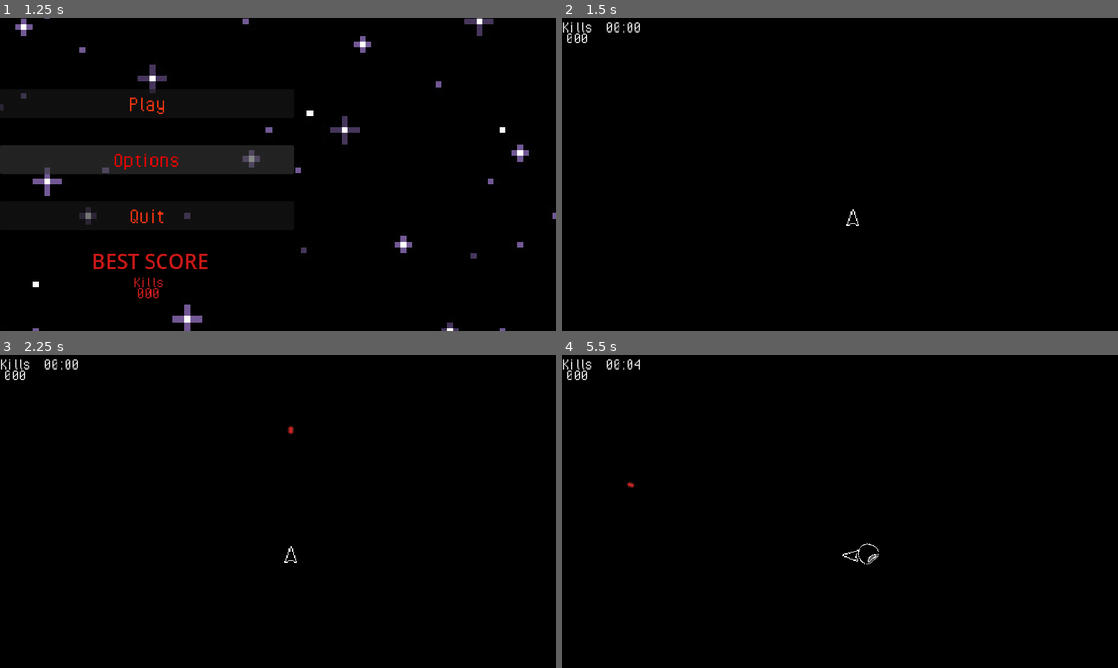
Above: before the commit, frames 1-4 (two rows, left to right).
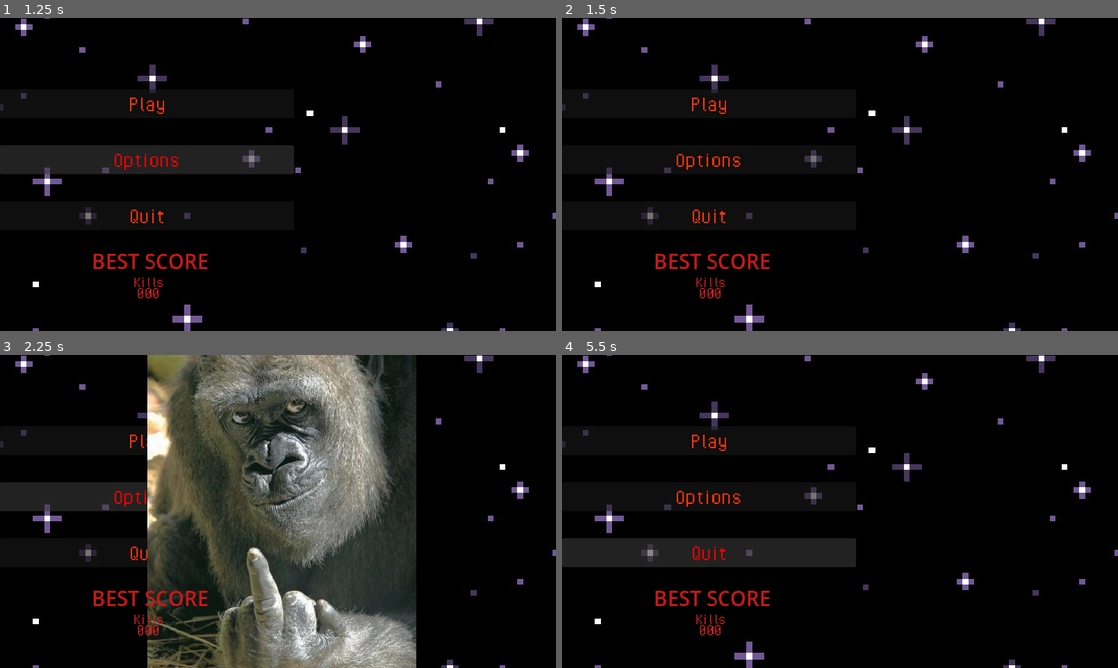
Above: after the commit, the same moments.

Repository: ImRave/BlastersGameGD
Game: Godot game, scene res://MainMenu.tscn
The game is run twice, just before and just after one commit, with the same random seed, the same clock (stepped at 60 frames per second) and the same inputs.
Inputs (mouse positions are in pixels of both pictures, inside the frame that each line leads up to):
- Up to frame 1 (1.25 s): click "Options" at 0.5 s
- Up to frame 2 (1.5 s): click "Play" at 1.25 s
- Up to frame 3 (2.25 s): click (144, 495) at 2 s, where only the run after the commit has a clickable "Options"
- Up to frame 4 (5.5 s): click (706, 439) at 2.75 s, where only the run after the commit has a clickable "Play"; click (706, 439) at 3.5 s, where only the run after the commit has a clickable "Play"; tap Enter (ui_accept) at 4.25, 4.52 s; move the mouse to (962, 495) at 4.27 s; hold Right (right) 4.28-5 s; hold Space (shoot) 4.28-5 s; click (962, 495) at 4.42 s; drag from (728, 527) to (851, 555) at 5.02 s

Frame 1 is identical in both runs. In frame 2, 3.0% of the frame differs, in the area x 0-100%, y 0-100%; in frame 3, 51%; in frame 4, 7.6%.

Commit message:
Correct save error

Diff:
--- a/MainMenu.tscn
+++ b/MainMenu.tscn
@@ -16,8 +16,6 @@
 grow_horizontal = 2
 grow_vertical = 2
 script = ExtResource("1_h7a2f")
-
-[node name="Game over" type="CanvasLayer" parent="." unique_id=1952891383]
 
 [node name="ColorRect" type="ColorRect" parent="." unique_id=2056902678]
 layout_mode = 0
--- a/main.tscn
+++ b/main.tscn
@@ -1,146 +1,144 @@
 [gd_scene format=3 uid="uid://c24uymlu3oc6b"]
 
-[ext_resource type="PackedScene" uid="uid://bgi58tuh8xcan" path="res://Escenas/obstacle.tscn" id="1_1bvp3"]
-[ext_resource type="Texture2D" uid="uid://bw2iyjlidakvr" path="res://accets/fondo.png" id="1_h2yge"]
-[ext_resource type="Script" uid="uid://numjl46o5x0i" path="res://main.gd" id="1_lquwl"]
-[ext_resource type="PackedScene" uid="uid://dp8k2fdt03vvp" path="res://Escenas/Pause.tscn" id="4_272bh"]
-[ext_resource type="PackedScene" uid="uid://bdj3ogf2mmtrp" path="res://Escenas/enemyship.tscn" id="5_lquwl"]
+[ext_resource type="Script" uid="uid://frt4tl3rw1ky" path="res://main_menu.gd" id="1_1bvp3"]
+[ext_resource type="Texture2D" uid="uid://ckvtb6qw5clta" path="res://accets/background-0000.jpg" id="2_lquwl"]
+[ext_resource type="Texture2D" uid="uid://l1n814nyxdki" path="res://accets/1810fc8787fa7cd3bf4ca4fcb3635297.jpg" id="4_7mycd"]
 [ext_resource type="FontFile" uid="uid://doaxshlddkws7" path="res://accets/font/PixelOperator.ttf" id="6_7mycd"]
-[ext_resource type="PackedScene" uid="uid://bnehno84aww5t" path="res://Escenas/ship.tscn" id="6_272bh"]
 
-[sub_resource type="RectangleShape2D" id="RectangleShape2D_f4g6i"]
-size = Vector2(1022, 573)
+[sub_resource type="StyleBoxFlat" id="StyleBoxFlat_mmibt"]
+bg_color = Color(1, 0.33333334, 0, 1)
 
-[sub_resource type="RectangleShape2D" id="RectangleShape2D_0xm2m"]
-size = Vector2(920.5, 20)
+[node name="MainMenu" type="Control" unique_id=1033037026]
+layout_mode = 3
+anchors_preset = 15
+anchor_right = 1.0
+anchor_bottom = 1.0
+grow_horizontal = 2
+grow_vertical = 2
+script = ExtResource("1_1bvp3")
 
-[sub_resource type="RectangleShape2D" id="RectangleShape2D_h2yge"]
-size = Vector2(25, 500)
+[node name="ColorRect" type="ColorRect" parent="." unique_id=2056902678]
+layout_mode = 0
+offset_left = -43.0
+offset_top = -30.0
+offset_right = 853.0
+offset_bottom = 522.0
+color = Color(0, 0, 0, 1)
 
-[node name="Main" type="Node2D" unique_id=12830821 node_paths=PackedStringArray("zona_prohibida")]
-script = ExtResource("1_lquwl")
-meteorito_scene = ExtResource("1_1bvp3")
-meteorito_tiempo_minimo = 2.0
-meteorito_tiempo_maximo = 12.0
-enemigo_scene = ExtResource("5_lquwl")
-enemigo_tiempo_minimo = 0.5
-enemigo_tiempo_maximo = 4.0
-max_enemigos = 25
-zona_prohibida = NodePath("Area2D")
+[node name="TextureRect" type="TextureRect" parent="." unique_id=731098159]
+layout_mode = 0
+offset_left = -76.0
+offset_top = -62.0
+offset_right = 857.0
+offset_bottom = 543.0
+texture = ExtResource("2_lquwl")
 
-[node name="Pause" parent="." unique_id=716386903 instance=ExtResource("4_272bh")]
+[node name="VBoxContainer" type="VBoxContainer" parent="." unique_id=283604195]
+layout_mode = 1
+anchors_preset = 4
+anchor_top = 0.5
+anchor_bottom = 0.5
+offset_top = -127.0
+offset_right = 435.0
+offset_bottom = 127.0
+grow_vertical = 2
+theme_override_constants/separation = 40
 
-[node name="Area2D" type="Area2D" parent="." unique_id=341567404]
-position = Vector2(413.50003, 231.50002)
-collision_layer = 0
-collision_mask = 0
+[node name="Play" type="Button" parent="VBoxContainer" unique_id=956260053]
+layout_mode = 2
+size_flags_vertical = 8
+theme_override_colors/font_color = Color(1, 0.21568628, 0.05882353, 1)
+theme_override_colors/font_hover_color = Color(0.9827499, 4.740879e-06, 5.7756904e-07, 1)
+theme_override_fonts/font = ExtResource("6_7mycd")
+theme_override_font_sizes/font_size = 34
+theme_override_styles/hover_mirrored = SubResource("StyleBoxFlat_mmibt")
+text = "Play"
 
-[node name="CollisionShape2D" type="CollisionShape2D" parent="Area2D" unique_id=1134640629]
-position = Vector2(2, 3.5)
-shape = SubResource("RectangleShape2D_f4g6i")
-debug_color = Color(0, 11.7084, 13.4691, 0.156863)
+[node name="Options" type="Button" parent="VBoxContainer" unique_id=890192567]
+layout_mode = 2
+size_flags_vertical = 8
+theme_override_colors/font_color = Color(1, 0.21568628, 0.05882353, 1)
+theme_override_colors/font_hover_color = Color(0.9827499, 4.740879e-06, 5.7756904e-07, 1)
+theme_override_fonts/font = ExtResource("6_7mycd")
+theme_override_font_sizes/font_size = 34
+theme_override_styles/hover_mirrored = SubResource("StyleBoxFlat_mmibt")
+text = "Options
+"
 
-[node name="Camera2D" type="Camera2D" parent="." unique_id=1218771282]
-position = Vector2(413.50003, 231.50002)
+[node name="leave" type="Button" parent="VBoxContainer" unique_id=423444362]
+layout_mode = 2
+size_flags_vertical = 8
+theme_override_colors/font_color = Color(1, 0.21568628, 0.05882353, 1)
+theme_override_colors/font_hover_color = Color(0.9827499, 4.740879e-06, 5.7756904e-07, 1)
+theme_override_fonts/font = ExtResource("6_7mycd")
+theme_override_font_sizes/font_size = 34
+theme_override_styles/hover_mirrored = SubResource("StyleBoxFlat_mmibt")
+text = "Quit"
 
-[node name="Sprite2D" type="Sprite2D" parent="." unique_id=37329681]
-z_index = -5
-position = Vector2(415.5, 233.5)
-scale = Vector2(5, 5)
-texture = ExtResource("1_h2yge")
+[node name="TextureRect2" type="TextureRect" parent="." unique_id=2110521887]
+visible = false
+layout_mode = 0
+offset_left = 218.0
+offset_top = -13.0
+offset_right = 617.0
+offset_bottom = 467.0
+texture = ExtResource("4_7mycd")
+expand_mode = 1
+stretch_mode = 4
 
-[node name="limites" type="Node2D" parent="." unique_id=1295180307]
-position = Vector2(413.50003, 231.50002)
+[node name="Label" type="Label" parent="." unique_id=1662740155]
+layout_mode = 0
+offset_left = 136.0
+offset_top = 338.0
+offset_right = 309.0
+offset_bottom = 380.0
+theme_override_colors/font_color = Color(0.79607844, 0.09411765, 0.09019608, 1)
+theme_override_font_sizes/font_size = 30
+text = "BEST SCORE"
 
-[node name="StaticBody2D2" type="StaticBody2D" parent="limites" unique_id=203950662]
-light_mask = 2
-visibility_layer = 2
-position = Vector2(0, -250)
+[node name="HBoxContainer" type="HBoxContainer" parent="." unique_id=2061259795]
+layout_mode = 1
+anchors_preset = 7
+anchor_left = 0.5
+anchor_top = 1.0
+anchor_right = 0.5
+anchor_bottom = 1.0
+offset_left = -214.5
+offset_top = -86.0
+offset_right = -97.5
+offset_bottom = -60.0
+grow_horizontal = 2
+grow_vertical = 0
+theme_override_constants/separation = 20
 
-[node name="CollisionShape2D2" type="CollisionShape2D" parent="limites/StaticBody2D2" unique_id=1278274204]
-shape = SubResource("RectangleShape2D_0xm2m")
-
-[node name="StaticBody2D3" type="StaticBody2D" parent="limites" unique_id=275093272]
-light_mask = 2
-visibility_layer = 2
-position = Vector2(-450, 0)
-
-[node name="CollisionShape2D" type="CollisionShape2D" parent="limites/StaticBody2D3" unique_id=1317340739]
-shape = SubResource("RectangleShape2D_h2yge")
-
-[node name="StaticBody2D4" type="StaticBody2D" parent="limites" unique_id=537170906]
-light_mask = 2
-visibility_layer = 2
-position = Vector2(450, 0)
-
-[node name="CollisionShape2D" type="CollisionShape2D" parent="limites/StaticBody2D4" unique_id=1760715465]
-shape = SubResource("RectangleShape2D_h2yge")
-
-[node name="StaticBody2D" type="StaticBody2D" parent="limites" unique_id=827827943]
-light_mask = 2
-visibility_layer = 2
-position = Vector2(0, 250)
-
-[node name="CollisionShape2D" type="CollisionShape2D" parent="limites/StaticBody2D" unique_id=878257718]
-shape = SubResource("RectangleShape2D_0xm2m")
-
-[node name="ship" parent="." unique_id=808009511 instance=ExtResource("6_272bh")]
-position = Vector2(432.50003, 295.5)
-
-[node name="CanvasLayer" type="CanvasLayer" parent="." unique_id=1489868003]
-metadata/Point = 0
-metadata/kills = 0
-
-[node name="VirtualJoystick" type="VirtualJoystick" parent="CanvasLayer" unique_id=1636368086]
-visible = false
-offset_left = 98.0
-offset_top = 357.0
-offset_right = 138.0
-offset_bottom = 397.0
-action_left = &"left"
-action_right = &"right"
-action_up = &"up"
-action_down = &"down"
-
-[node name="HBoxContainer" type="HBoxContainer" parent="CanvasLayer" unique_id=1145302535]
-offset_right = 117.0
-offset_bottom = 26.0
-theme_override_constants/separation = 20
-metadata/_edit_use_anchors_ = true
-
-[node name="Kills" type="Label" parent="CanvasLayer/HBoxContainer" unique_id=949950256]
+[node name="Kills" type="Label" parent="HBoxContainer" unique_id=1167409171]
 layout_mode = 2
+size_flags_horizontal = 4
+theme_override_colors/font_color = Color(0.85490197, 0.12941177, 0.1254902, 1)
 theme_override_fonts/font = ExtResource("6_7mycd")
 theme_override_font_sizes/font_size = 25
 text = "Kills"
 
-[node name="NK" type="Label" parent="CanvasLayer/HBoxContainer/Kills" unique_id=242531647]
+[node name="NK" type="Label" parent="HBoxContainer/Kills" unique_id=1291101895]
 layout_mode = 0
 offset_left = 6.0
 offset_top = 16.0
 offset_right = 39.0
 offset_bottom = 42.0
+theme_override_colors/font_color = Color(0.85490197, 0.12941177, 0.1254902, 1)
 theme_override_fonts/font = ExtResource("6_7mycd")
 theme_override_font_sizes/font_size = 25
 text = "000"
 
-[node name="time" type="Label" parent="CanvasLayer/HBoxContainer" unique_id=1130606504]
-layout_mode = 2
-theme_override_fonts/font = ExtResource("6_7mycd")
-theme_override_font_sizes/font_size = 25
-text = "00:00"
-
-[node name="Timer" type="Timer" parent="CanvasLayer/HBoxContainer" unique_id=1642959334]
-autostart = true
-
-[node name="Points" type="Label" parent="CanvasLayer/HBoxContainer" unique_id=792189287]
+[node name="Points" type="Label" parent="HBoxContainer" unique_id=749014314]
 visible = false
 layout_mode = 2
 theme_override_fonts/font = ExtResource("6_7mycd")
 theme_override_font_sizes/font_size = 25
 text = "Points"
 
-[node name="NP" type="Label" parent="CanvasLayer/HBoxContainer/Points" unique_id=1689047233]
+[node name="NP" type="Label" parent="HBoxContainer/Points" unique_id=2099087971]
+visible = false
 layout_mode = 0
 offset_left = 10.0
 offset_top = 12.0
@@ -150,5 +148,6 @@
 theme_override_font_sizes/font_size = 25
 text = "000"
 
-[connection signal="child_exiting_tree" from="." to="." method="_on_child_exiting_tree"]
-[connection signal="timeout" from="CanvasLayer/HBoxContainer/Timer" to="." method="_on_timer_timeout"]
+[connection signal="pressed" from="VBoxContainer/Play" to="." method="_on_play_pressed"]
+[connection signal="pressed" from="VBoxContainer/Options" to="." method="_on_options_pressed"]
+[connection signal="pressed" from="VBoxContainer/leave" to="." method="_on_leave_pressed"]
